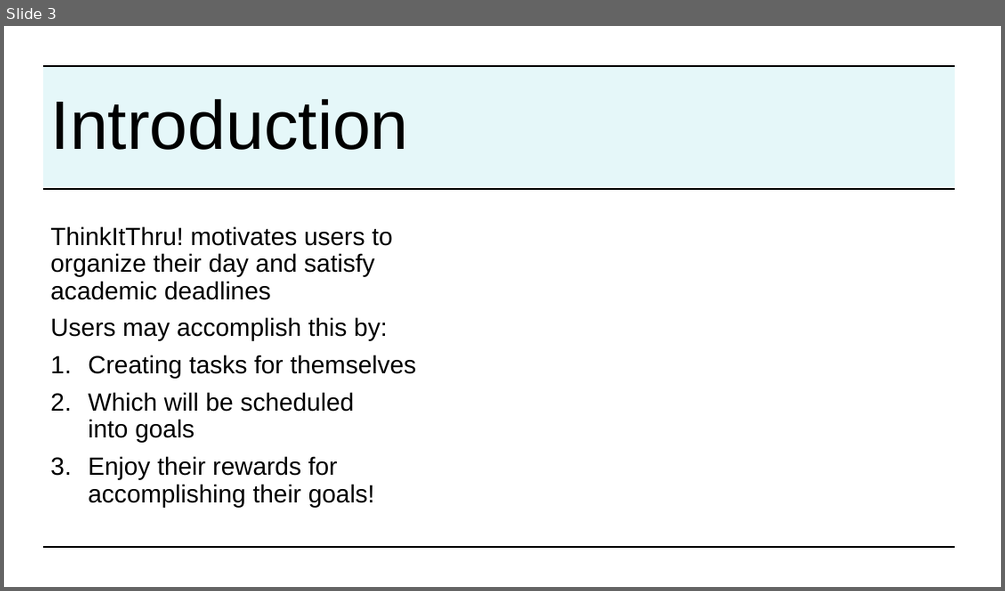
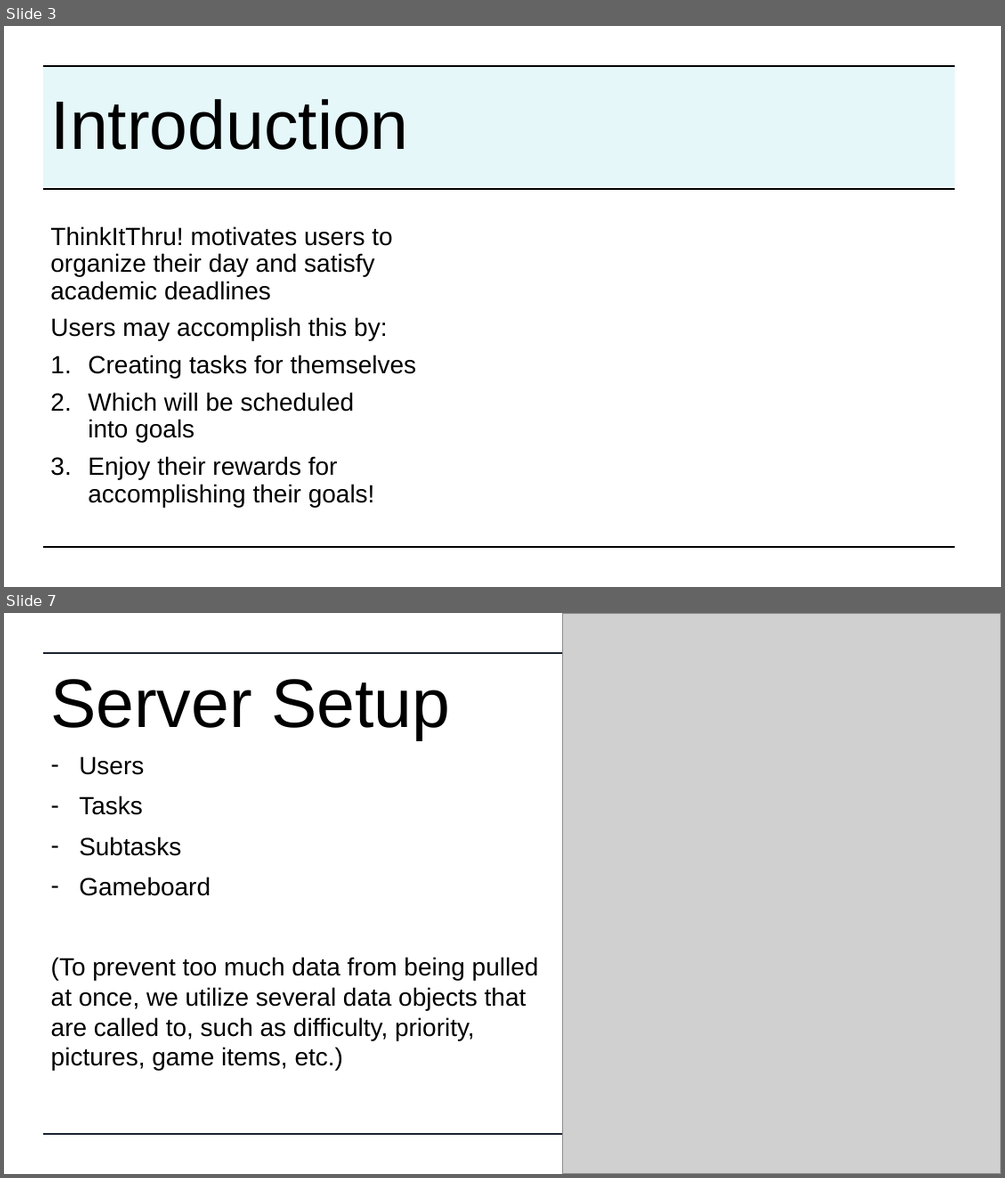
Before and after one commit to lwright249/ThinkItThru, a slide deck: Documentation/DiagramPresentation.pptx. Shown one above the other, each under a label of ours: slide 3 before the commit, slides 3 and 7 after it; the slides between them are not shown. The pictures are 1005x591 and 1005x1178 pixels, drawn with LibreOffice and Linux fonts; fonts in the diff are those of the drawing; grey boxes stand for pictures; background and template pictures are left out. Boxes give left, top, right and bottom in pixels: in the first picture for what was removed or moved away, otherwise in the second. Text is boxed around its words. In the diff, an @@ line names an element or a change of style, - is before the commit and + after.

```diff
--- a/Documentation/DiagramPresentation.pptx
+++ b/Documentation/DiagramPresentation.pptx
@@ slide 7 added at (4,613,1001,1174), background #FFFFFF @@
@@ picture added at (563,614,1001,1174) @@
@@ line added from (44, 653) to (955, 653), #182230 2.25 pt @@
@@ text added at (50,679,450,740), 66 pt, text #000000 @@
+Server Setup
@@ text added at (51,756,539,1070), 24 pt, text #000000 @@
+– Users
+– Tasks
+– Subtasks
+– Gameboard
+(To prevent too much data from being pulled at once, we utilize several data objects that are called to, such as difficulty, priority, pictures, game items, etc.)
@@ line added from (44, 1134) to (955, 1134), #182230 2.25 pt @@
```
Also in this commit, not shown: 1 slide changed, 4 other slides added, 7 slides removed.
